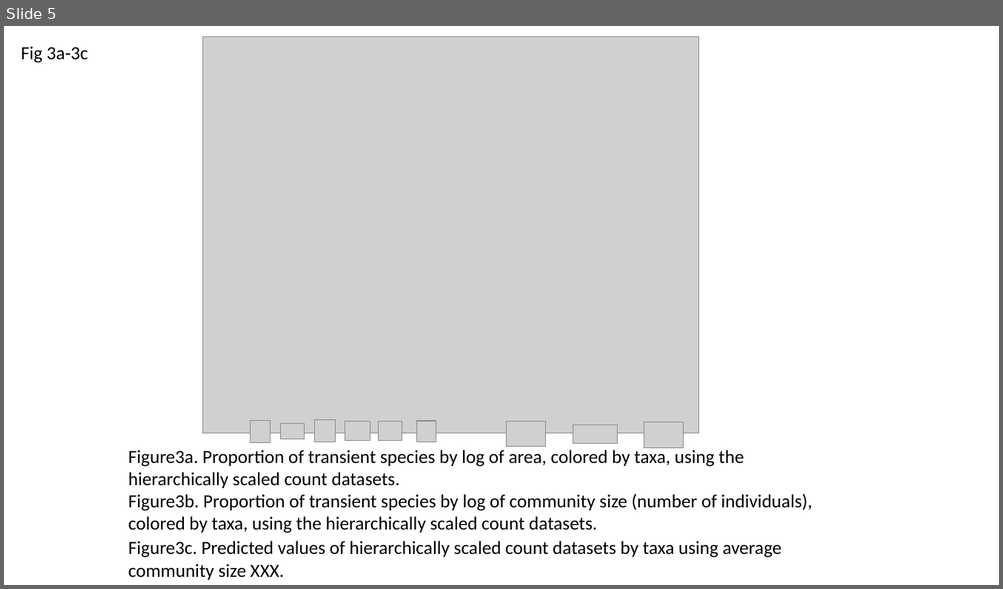
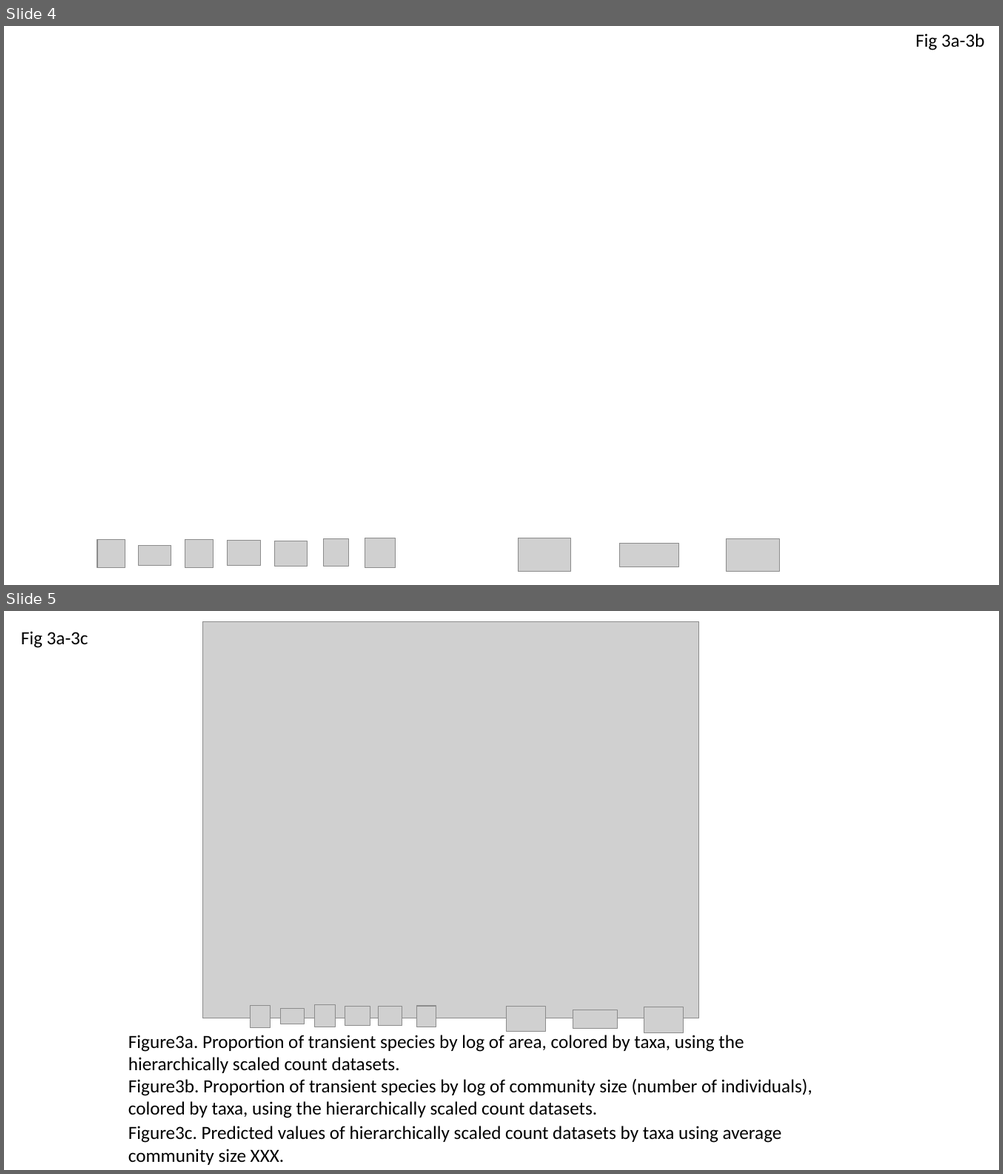
Before and after one commit to hurlbertlab/core-transient, a slide deck: output/plots/all_figs_with_legends.pptx. Shown one above the other, each under a label of ours: slide 5 before the commit, slides 4 and 5 after it. The pictures are 1003x589 and 1003x1174 pixels, drawn with LibreOffice and Linux fonts; fonts in the diff are those of the drawing; grey boxes stand for pictures; background and template pictures are left out. Boxes give left, top, right and bottom in pixels: in the first picture for what was removed or moved away, otherwise in the second. Text is boxed around its words. In the diff, an @@ line names an element or a change of style, - is before the commit and + after.

```diff
--- a/output/plots/all_figs_with_legends.pptx
+++ b/output/plots/all_figs_with_legends.pptx
@@ slide 4 added at (4, 26, 999, 585), background picture (left out) @@
@@ text added at (915, 33, 984, 50), 18 pt, text #000000 @@
+Fig 3a-3b
@@ group added at (97, 539, 780, 572): 10 pictures @@
```
Also in this commit, not shown: 3 slides changed, 1 slide removed, 1 other file.
